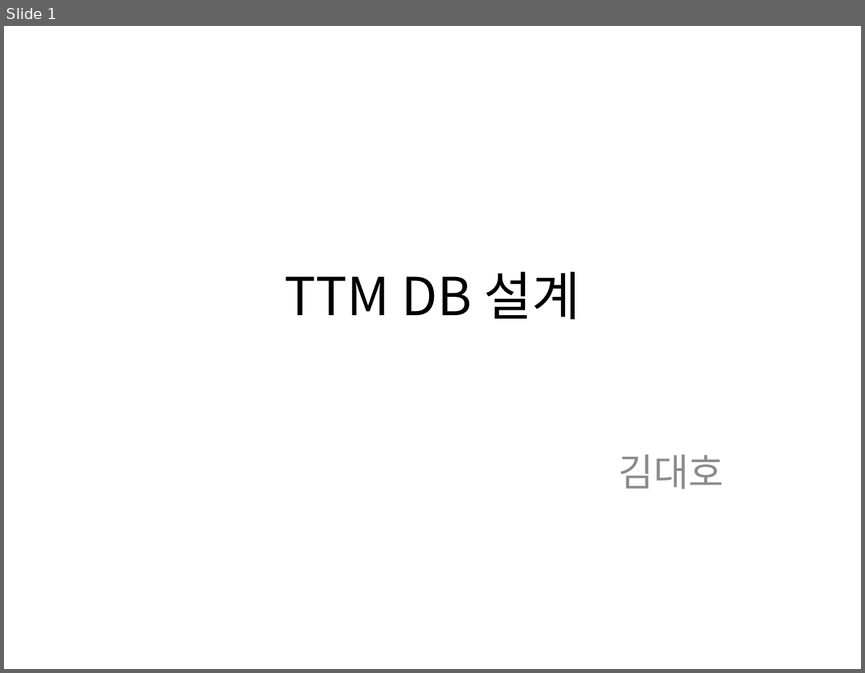
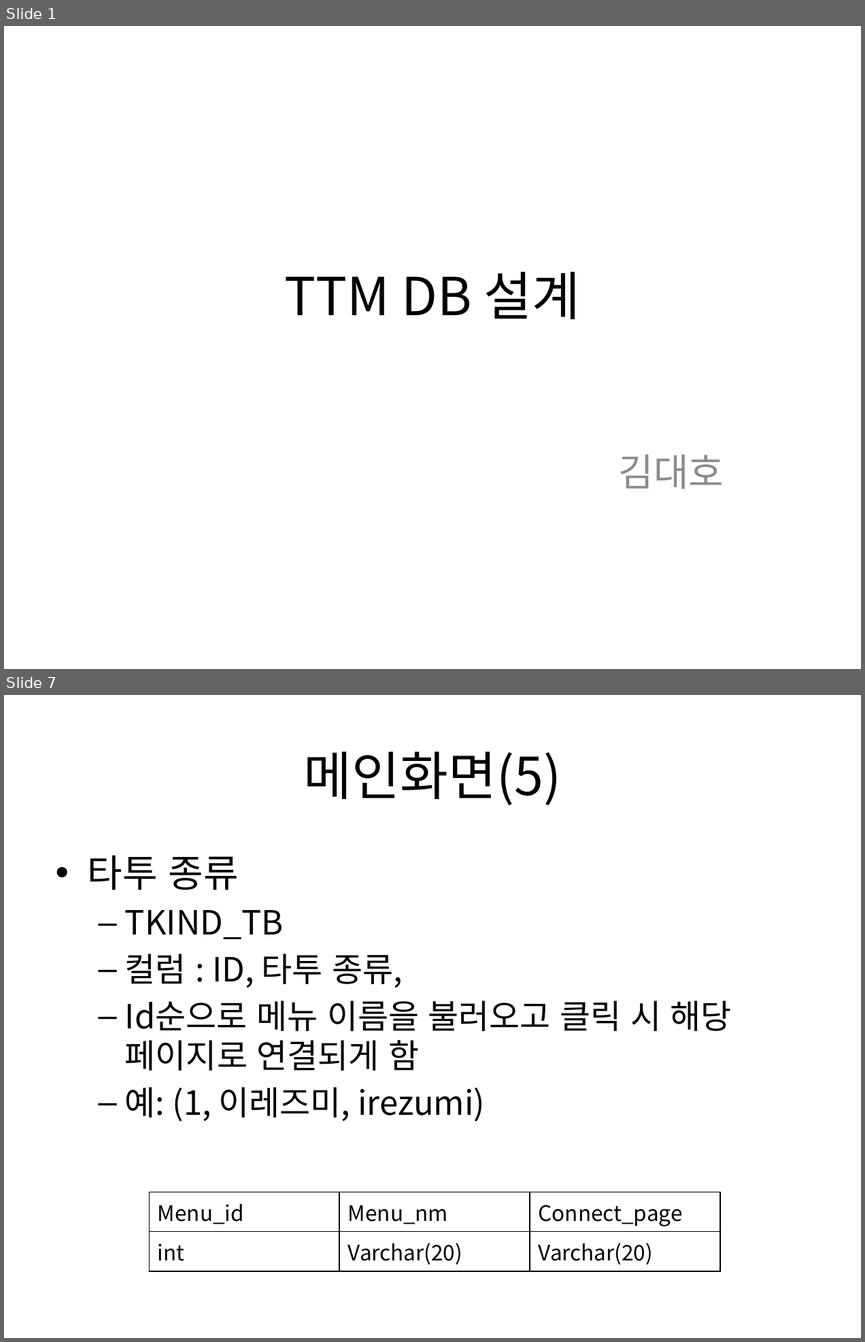
Before and after one commit to kurodari/ttm, a slide deck: docs/ttm DB설계.pptx. Shown one above the other, each under a label of ours: slide 1 before the commit, slides 1 and 7 after it; the slides between them are not shown. The pictures are 865x673 and 865x1342 pixels, drawn with LibreOffice and Linux fonts; fonts in the diff are those of the drawing. Boxes give left, top, right and bottom in pixels: in the first picture for what was removed or moved away, otherwise in the second. Text is boxed around its words. In the diff, an @@ line names an element or a change of style, - is before the commit and + after.

Commit message:
메인화면 DB 테이블 설계

```diff
--- a/docs/ttm DB설계.pptx
+++ b/docs/ttm DB설계.pptx
@@ slide 7 added at box(4, 695, 861, 1338), background #FFFFFF @@
@@ title added at box(304, 751, 561, 805), 44 pt, text #000000 @@
+메인화면(5)
@@ text added at box(88, 855, 732, 1121), 28 pt, text #000000 @@
+• 타투 종류
+  – TKIND_TB
+  – 컬럼 : ID, 타투 종류,
+  – Id순으로 메뉴 이름을 불러오고 클릭 시 해당 페이지로 연결되게 함
+  – 예: (1, 이레즈미, irezumi)
@@ table added at box(149, 1192, 719, 1267), 2 rows, 3 columns @@
+Menu_id | Menu_nm | Connect_page
+int | Varchar(20) | Varchar(20)
```
Also in this commit, not shown: 5 other slides added, 1 slide removed.
